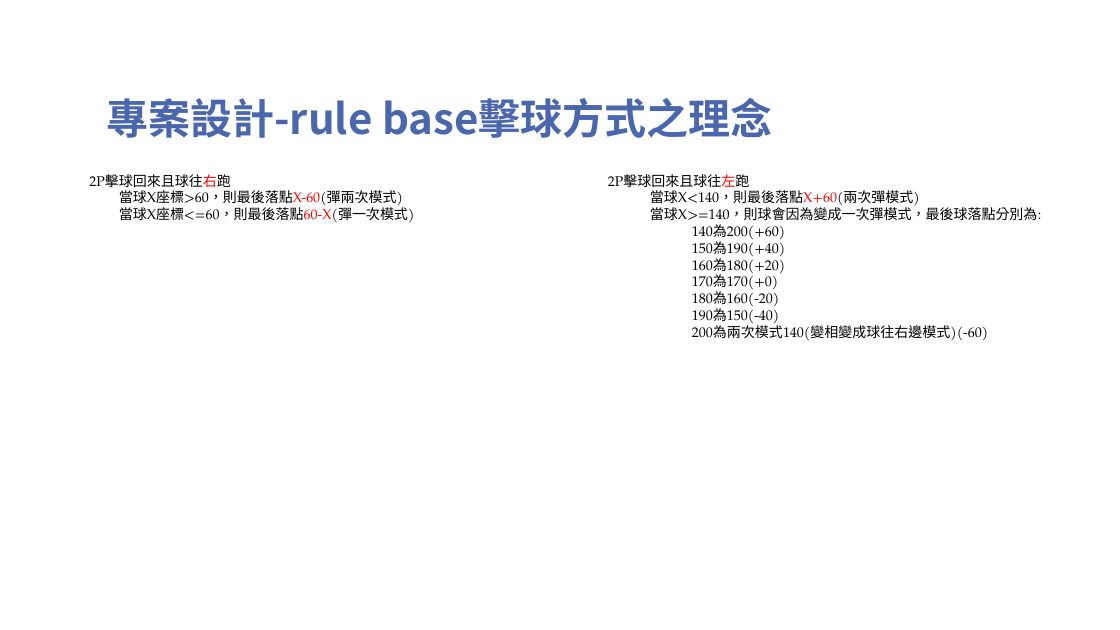
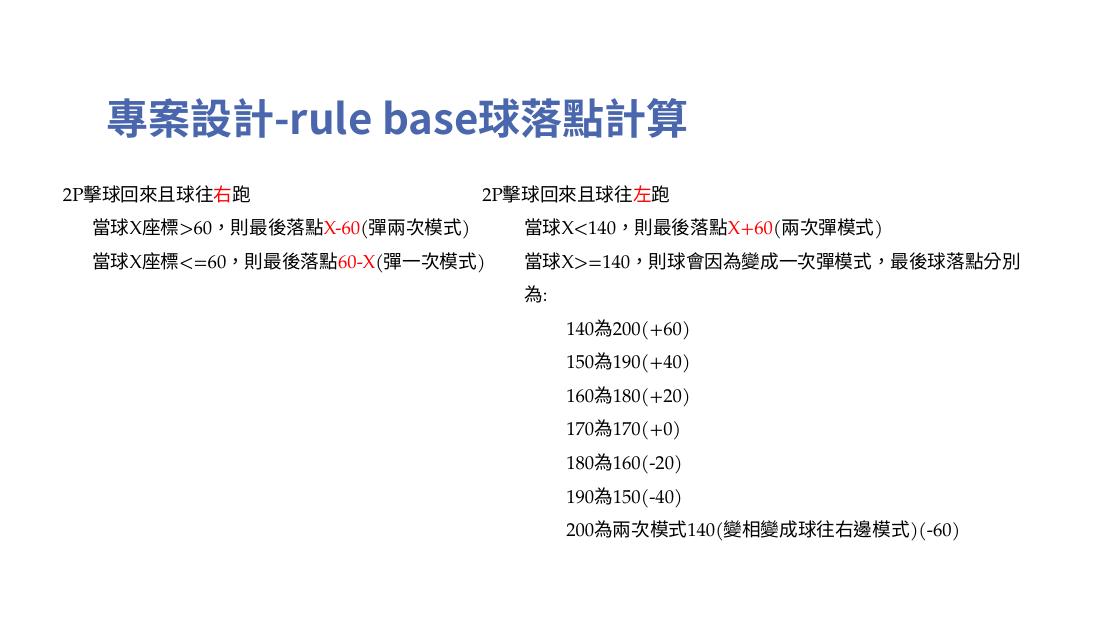
Before and after one commit to TsaiHaoWei/Machine-Learning, a slide deck: slide 11 of Finally project/Pingpong_第六組.pptx. Drawn at 1120x630 pixels with LibreOffice and Linux fonts; fonts in the diff are those of the drawing; background and template pictures are left out. Boxes give left, top, right and bottom in pixels: in the first picture for what was removed or moved away, otherwise in the second. Text is boxed around its words. In the diff, an @@ line names an element or a change of style, - is before the commit and + after.

```diff
--- a/Finally project/Pingpong_第六組.pptx
+++ b/Finally project/Pingpong_第六組.pptx
@@ title at (x1=106, y1=98, x2=689, y2=138): text changed @@
-專案設計-rule base擊球方式之理念
+專案設計-rule base球落點計算
@@ text "2P擊球回來且球往右跑" moved from (x1=89, y1=174, x2=415, y2=222) to (x1=63, y1=185, x2=485, y2=273) @@
@@ text "2P擊球回來且球往右跑" at (x1=63, y1=185, x2=485, y2=273): size 12 to 16 pt; line spacing 1 to 1.5 @@
@@ text "2P擊球回來且球往左跑" at (x1=482, y1=185, x2=1021, y2=541): size 12 to 16 pt; line spacing 1 to 1.5 @@
@@ text "2P擊球回來且球往左跑" moved from (x1=608, y1=174, x2=1041, y2=340) to (x1=482, y1=185, x2=1021, y2=541) @@
```
Also in this commit, not shown: 5 other slides changed, 2 slides added, 2 slides removed, 4 other files.
